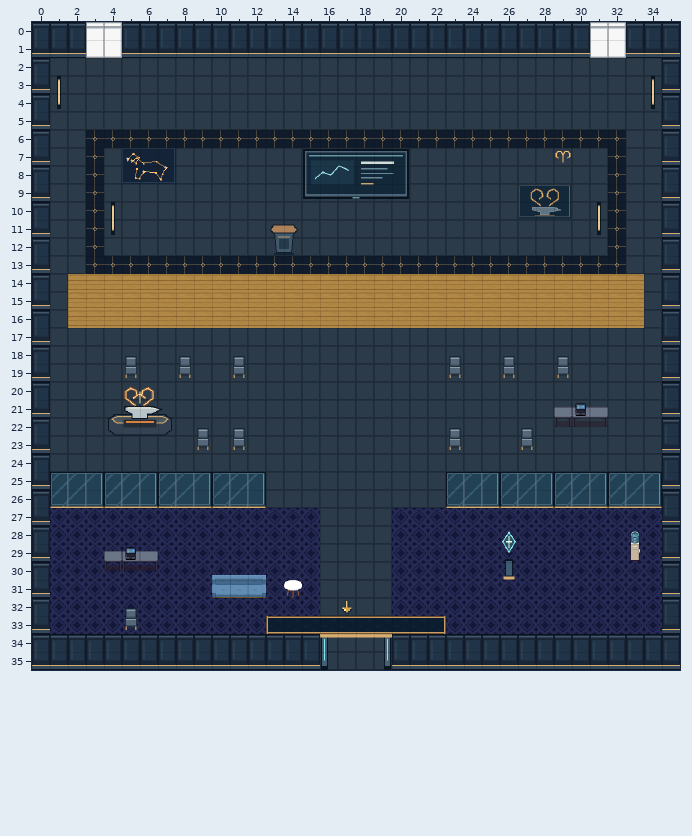
Level history. Tiled map (JSON): maps/speaker-aries.tmj. The first picture shows the starting point.
Cells are 32x32 px. Shown: x 0..35, y 0..35.
Once edited:
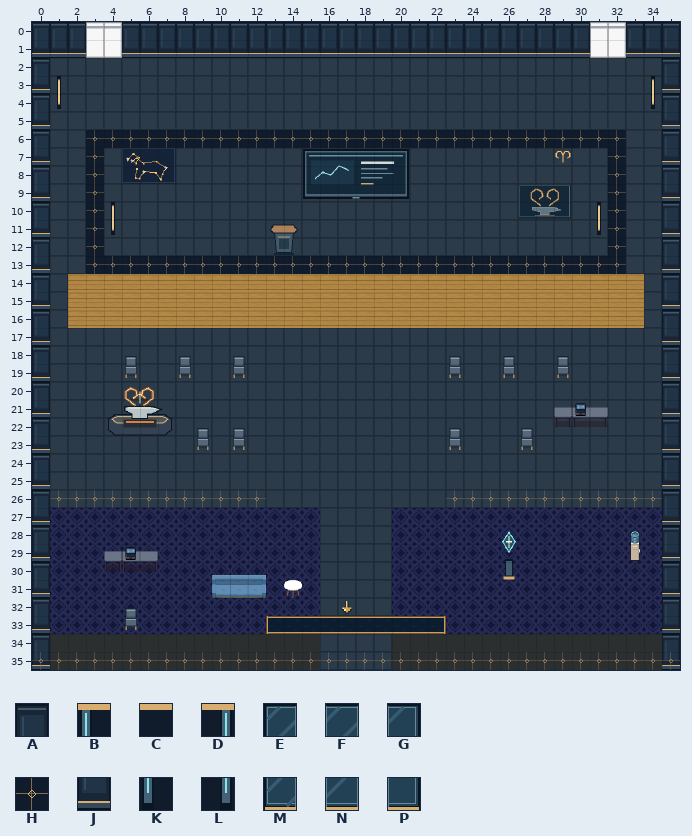
Key: from "art-0": A 0, B 1, C 2, D 4, E 9, F 10, G 11, H 15, J 16, K 17, L 20, M 25, N 26, P 27.
_ is an empty cell, # one hidden under a higher layer, . an unchanged one.
Difference:
--- layer "scenery-belowAvatar-0"
@@ x 1..34 @@
-26 ____________..........____________
+26 HHHHHHHHHHHH..........HHHHHHHHHHHH
@@ x 16..19 @@
-35 ____
+35 HHHH
--- layer "scenery-belowAvatar-2"
@@ x 0..35 @@
-35 _.................................._
+35 J..................................J
--- layer "scenery-belowAvatar-3"
@@ x 0..35 @@
-35 ________________....________________
+35 HHHHHHHHHHHHHHHH....HHHHHHHHHHHHHHHH
--- layer "scenery-aboveAvatar-0" (removed)
@@ x 1..34 @@
-25 EFGEFGEFGEFG..........EFGEFGEFGEFG
-26 MNPMNPMNPMNP..........MNPMNPMNPMNP
+25 ____________..........____________
+26 ____________..........____________
@@ x 0..35 @@
-34 ................BCCD................
-35 #...............K..L...............#
+34 ................____................
+35 _..............._.._..............._
--- layer "scenery-aboveAvatar-1" (removed)
@@ x 0..35 @@
-34 .AAAAAAAAAAAAAAA....AAAAAAAAAAAAAAA.
-35 JJJJJJJJJJJJJJJJ....JJJJJJJJJJJJJJJJ
+34 ._______________...._______________.
+35 ________________....________________
Pixel boxes of the changes (left, top, right, bottom) in both pictures:
changed: (50, 472, 266, 508)
changed: (446, 472, 662, 508)
changed: (32, 634, 680, 670)
